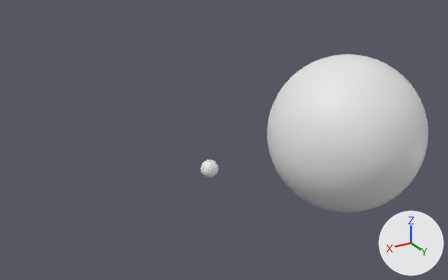
What one commit did to the Blender file scenes/orbit.blend.
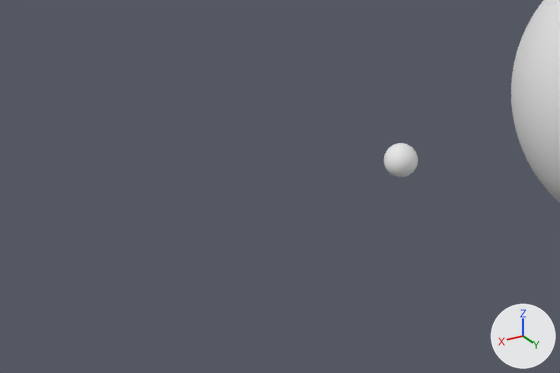
Each version is shown whole from a 50 mm camera at (51.0, 54.8, 30.5) aimed at (16.9, -1.9, 2.1), then close up on the part from 0% to 65% of the width and 30% to 100% of the height. The axes (+X, +Y, +Z) are drawn at lower right. The lights are the same throughout.

In view in the first close-up: 'Moon', 'Planet'.
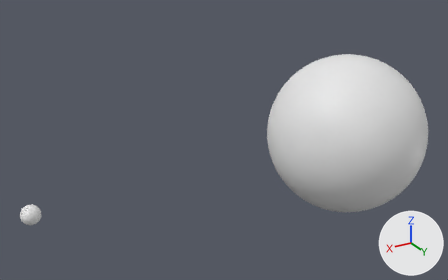
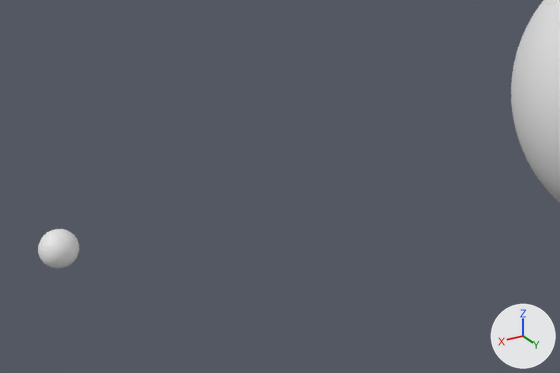
Where the change shows, as pixel boxes (x1, y1, x2, y2) in the close-ups (560 x 373 px):
'Moon', moved: before (384, 143, 418, 177); after (38, 229, 79, 268)

The change, as a diff of the scene's bpy script:
```diff
--- a/scenes/orbit.blend.py
+++ b/scenes/orbit.blend.py
@@ ob_moon @@
 ob_moon = bpy.data.objects.new('Moon', me_moon)
-ob_moon.location = (20.0, 0.0, 0.0)
+ob_moon.location = (40.0, 0.0, 0.0)
```
